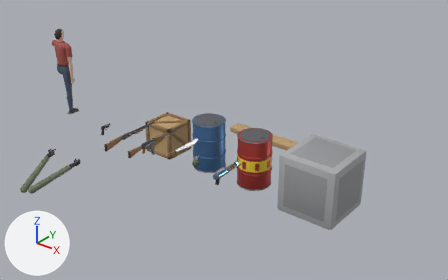
The glTF model assets/models.glb: old version first, new version second.
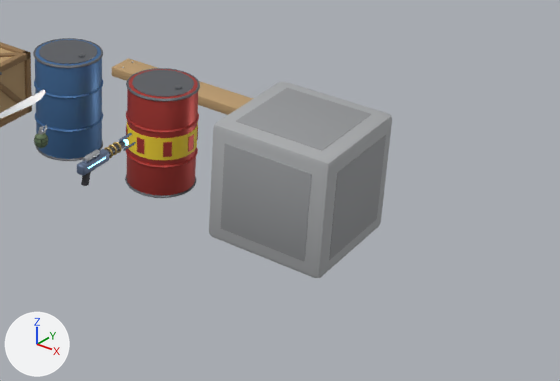
The first picture shows the older version from a camera (50 mm lens) standing at (7.44, -7.63, 5.34) and looking at (1.68, -0.43, 0.88). The close-ups show the older and then the newer version on the part from 39% to 100% of the width and 34% to 100% of the height of that picture. Only the edits that show in the close-ups are written down. The lights are fixed; the arrows at lower left show +X, +Y and +Z.

Names of what the first close-up shows: 'Barrel', 'Block', 'Crate', 'ExplosiveBarrel', 'GrabGun', 'Plank' and 2 more.
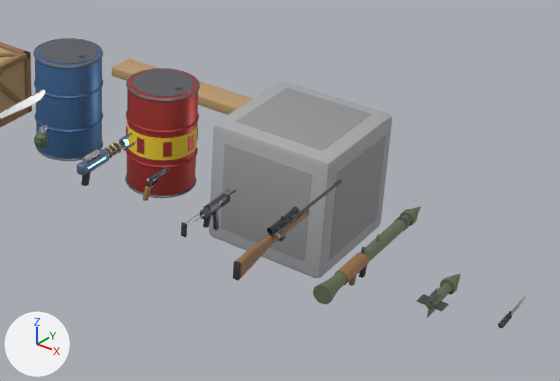
Where the change shows, as pixel boxes [x1, y1, x2, y2] in the close-ups (560 x 381 px):
'RocketLauncher', added: after [313, 206, 421, 305]
    faces in mat_olive (greyish green #6f795d): [313, 206, 421, 305]
    faces in mat_wood (brown #956c45): [334, 252, 369, 286]
'Sniper', added: after [233, 180, 342, 281]
    faces in mat_wood (brown #956c45): [236, 209, 310, 278]
    faces in mat_gunmetal (dark grey #65676c): [268, 180, 342, 241]
    faces in mat_polymer (dark grey #353538): [233, 207, 299, 281]
'Rocket', added: after [416, 274, 460, 318]
    faces in mat_olive (greyish green #6f795d): [426, 274, 460, 310]
    faces in mat_gunmetal (dark grey #65676c): [416, 288, 449, 318]
'SMG', added: after [181, 189, 236, 237]
    faces in mat_gunmetal (dark grey #65676c): [200, 189, 236, 230]
    faces in mat_polymer (dark grey #353538): [181, 194, 230, 237]
'Revolver', added: after [143, 166, 169, 201]
    faces in mat_gunmetal (dark grey #65676c): [147, 166, 169, 188]
'Knife', added: after [498, 296, 525, 328]

What the commit changed:
Material 'Lens' (mat_lens) is new.
Its base color is (0.02, 0.04, 0.07) (dark blue #27384b).
Its metallic is 0.9.
Its roughness is 0.05.
Material 'Olive' (mat_olive) is new.
Its base color is (0.16, 0.19, 0.11) (greyish green #6f795d).
Its metallic is 0.35.
Its roughness is 0.6.
Mesh me_sniper is new.
It has 756 vertices, 1432 faces and spans x -0.023..0.067, y -0.495..0.792, z -0.099..0.103.
Faces by material slot: [200, 416, 644, 28, 40, 104].
It uses material mat_wood (brown #956c45).
It uses material mat_polymer (dark grey #353538).
It uses material mat_gunmetal (dark grey #65676c).
It uses material mat_bore (black #191919).
It uses material mat_steel (light grey #ced1d6).
It uses material mat_lens (dark blue #27384b).
Mesh me_smg is new.
It has 620 vertices, 1168 faces and spans x -0.022..0.028, y -0.342..0.262, z -0.191..0.057.
Faces by material slot: [548, 432, 28, 160].
It uses material mat_gunmetal (dark grey #65676c).
It uses material mat_polymer (dark grey #353538).
It uses material mat_bore (black #191919).
It uses material mat_steel (light grey #ced1d6).
Mesh me_rocketlauncher is new.
It has 504 vertices, 948 faces and spans x -0.062..0.062, y -0.51..0.75, z -0.081..0.143.
Faces by material slot: [252, 168, 408, 108, 12].
It uses material mat_olive (greyish green #6f795d).
It uses material mat_wood (brown #956c45).
It uses material mat_gunmetal (dark grey #65676c).
It uses material mat_polymer (dark grey #353538).
It uses material mat_steel (light grey #ced1d6).
Mesh me_rocket is new.
It has 92 vertices, 156 faces and spans x -0.08..0.08, y -0.145..0.27, z -0.08..0.08.
Faces by material slot: [108, 48].
It uses material mat_olive (greyish green #6f795d).
It uses material mat_gunmetal (dark grey #65676c).
Mesh me_revolver is new.
It has 668 vertices, 1252 faces and spans x -0.029..0.029, y -0.097..0.182, z -0.101..0.059.
Faces by material slot: [728, 260, 156, 108].
It uses material mat_gunmetal (dark grey #65676c).
It uses material mat_steel (light grey #ced1d6).
It uses material mat_bore (black #191919).
It uses material mat_wood (brown #956c45).
Mesh me_knife is new.
It has 396 vertices, 772 faces and spans x -0.018..0.018, y -0.068..0.285, z -0.028..0.028.
Faces by material slot: [516, 236, 20].
It uses material mat_polymer (dark grey #353538).
It uses material mat_gunmetal (dark grey #65676c).
It uses material mat_steel (light grey #ced1d6).
Object 'Sniper' (ob_sniper) is new; it shows me_sniper.
Its location is (4.0, -1.5, 1.0).
Object 'SMG' (ob_smg) is new; it shows me_smg.
Its location is (3.5, -1.5, 1.0).
Object 'RocketLauncher' (ob_rocketlauncher) is new; it shows me_rocketlauncher.
Its location is (4.6, -1.5, 1.0).
Object 'Rocket' (ob_rocket) is new; it shows me_rocket.
Its location is (5.1, -1.5, 1.0).
Object 'Revolver' (ob_revolver) is new; it shows me_revolver.
Its location is (3.0, -1.5, 1.0).
Object 'Knife' (ob_knife) is new; it shows me_knife.
Its location is (5.5, -1.5, 1.0).
